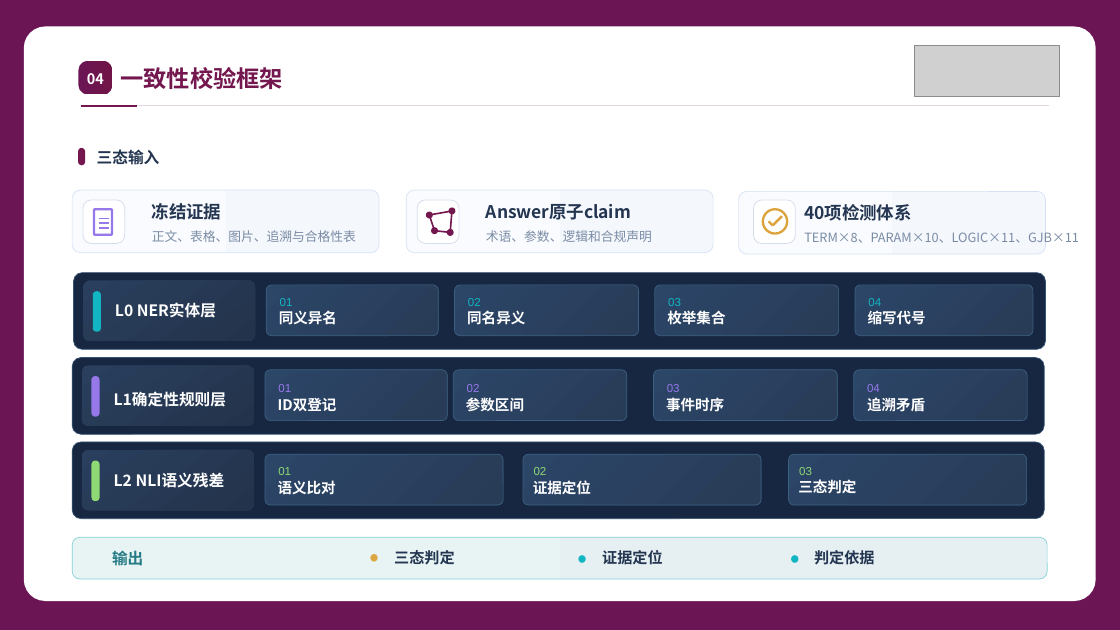
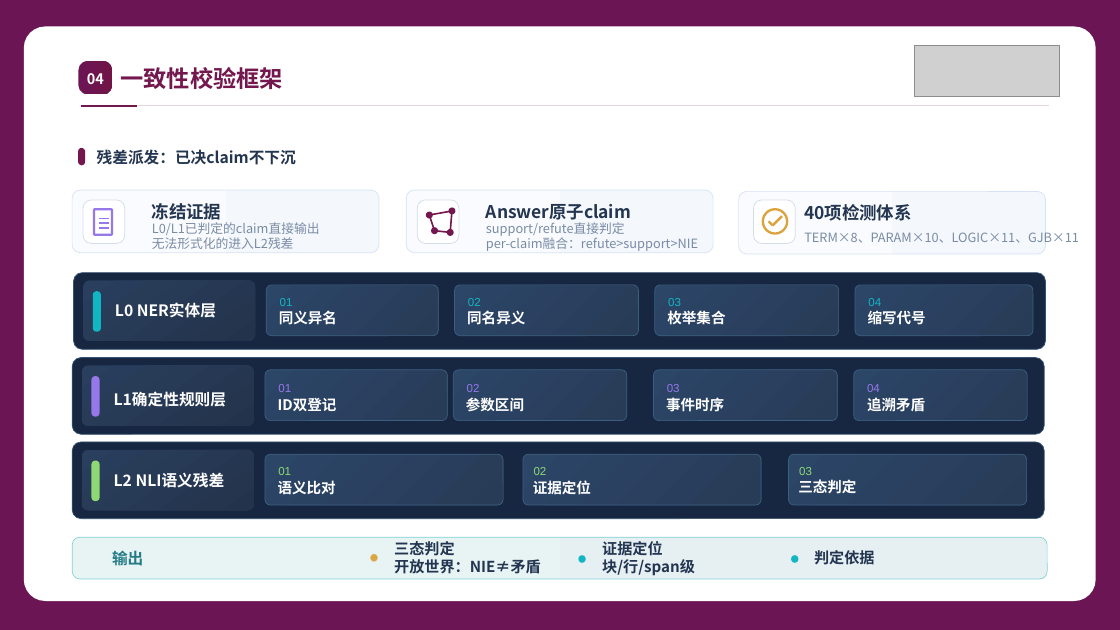
Before and after one commit to hongshi1/data-clean, a slide deck: slide 5 of docs/srs_project/paper/scenario1_aligned_to_scene3_4.pptx. Drawn at 1120x630 pixels with LibreOffice and Linux fonts; fonts in the diff are those of the drawing; grey boxes stand for pictures. Boxes give left, top, right and bottom in pixels: in the first picture for what was removed or moved away, otherwise in the second. Text is boxed around its words. In the diff, an @@ line names an element or a change of style, - is before the commit and + after.

```diff
--- a/docs/srs_project/paper/scenario1_aligned_to_scene3_4.pptx
+++ b/docs/srs_project/paper/scenario1_aligned_to_scene3_4.pptx
@@ text at (x1=97, y1=149, x2=296, y2=165): text changed @@
-三态输入
+残差派发：已决claim不下沉
@@ text at (x1=152, y1=222, x2=320, y2=249): text changed @@
-正文、表格、图片、追溯与合格性表
+L0/L1已判定的claim直接输出
+无法形式化的进入L2残差
@@ text at (x1=486, y1=222, x2=698, y2=251): text changed @@
-术语、参数、逻辑和合规声明
+support/refute直接判定
+per-claim融合：refute>support>NIE
@@ text at (x1=394, y1=541, x2=541, y2=574): text changed @@
-三态判定
+三态判定
+开放世界：NIE≠矛盾
@@ text at (x1=602, y1=541, x2=695, y2=576): text changed @@
-证据定位
+证据定位
+块/行/span级
```
Also in this commit, not shown: 6 other slides changed, 1 other file.
